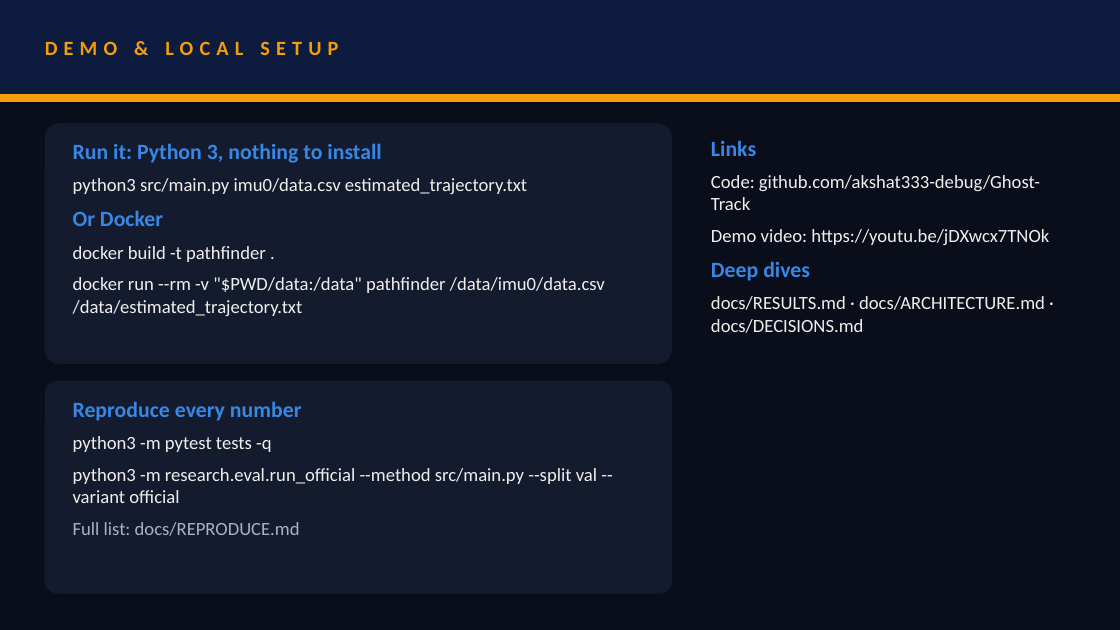
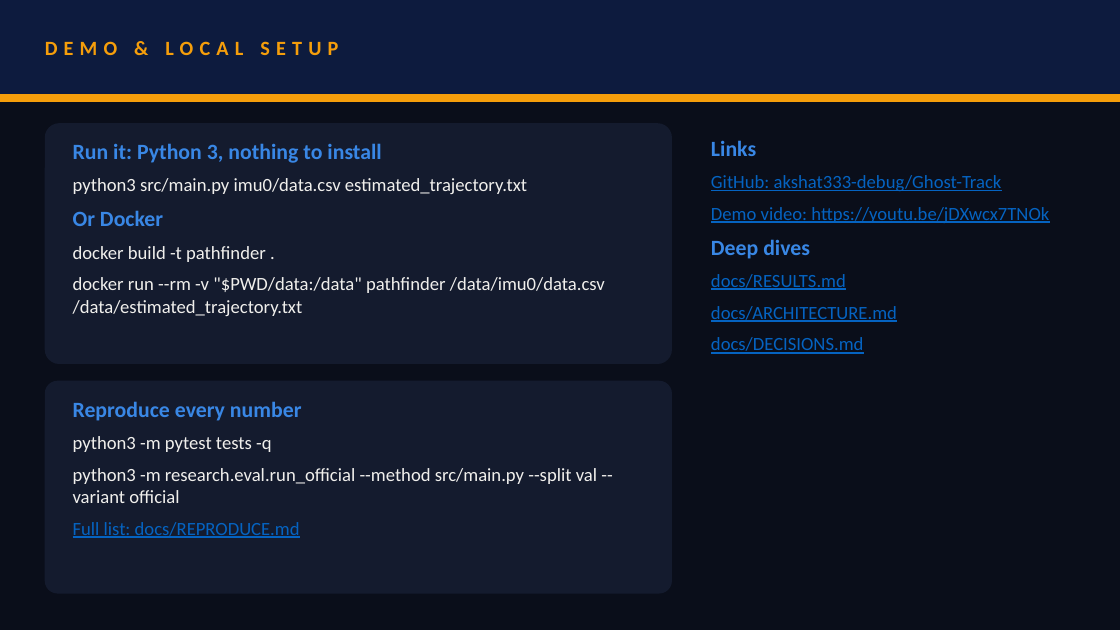
Before and after one commit to akshat333-debug/Ghost-Track, a slide deck: slide 7 of presentation/VITVellore_ZeroDrift.pptx. Drawn at 1120x630 pixels with LibreOffice and Linux fonts; fonts in the diff are those of the drawing. Boxes give left, top, right and bottom in pixels: in the first picture for what was removed or moved away, otherwise in the second. Text is boxed around its words. In the diff, an @@ line names an element or a change of style, - is before the commit and + after.

Commit message:
deck: clickable links to repo, video and docs

```diff
--- a/presentation/VITVellore_ZeroDrift.pptx
+++ b/presentation/VITVellore_ZeroDrift.pptx
@@ text at (711, 175, 1002, 191): text changed; text colour #F0EFEC to #0563C1 @@
-Code: github.com/akshat333-debug/Ghost-Track
+GitHub: akshat333-debug/Ghost-Track
@@ text at (711, 207, 1049, 223): text colour #F0EFEC to #0563C1, underline on in "Demo video: https://youtu.be/jDXwcx7TNOk" @@
@@ text at (711, 274, 897, 354): text changed; text colour #F0EFEC to #0563C1 @@
-docs/RESULTS.md · docs/ARCHITECTURE.md · docs/DECISIONS.md
+docs/RESULTS.md
+docs/ARCHITECTURE.md
+docs/DECISIONS.md
@@ text at (73, 522, 300, 538): text colour #A9B1C4 to #0563C1, underline on in "Full list: docs/REPRODUCE.md" @@
```
Also in this commit, not shown: 1 other file.
